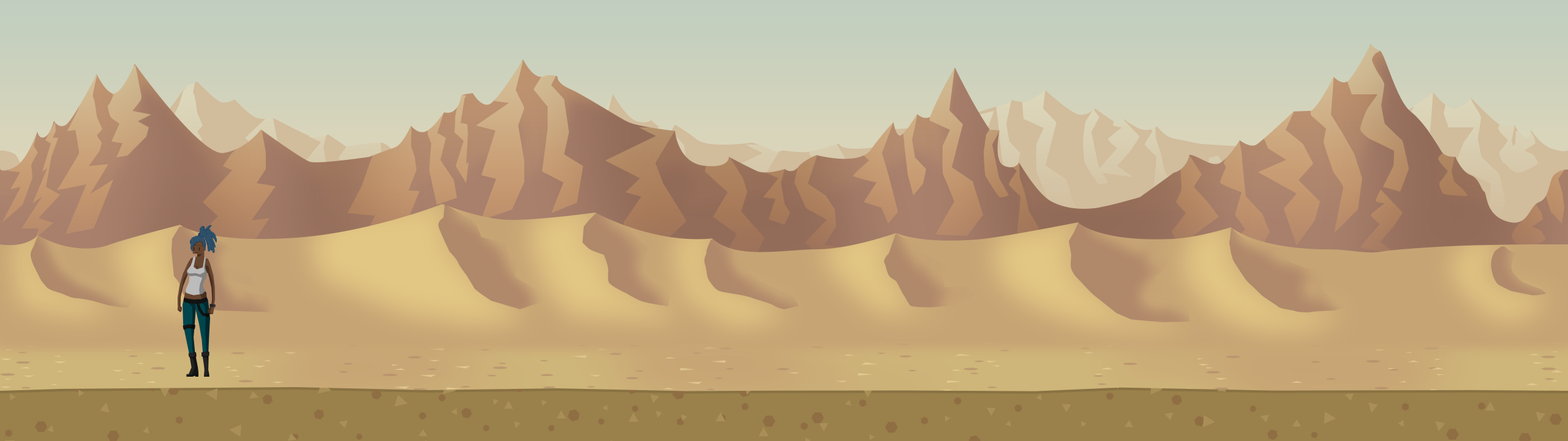
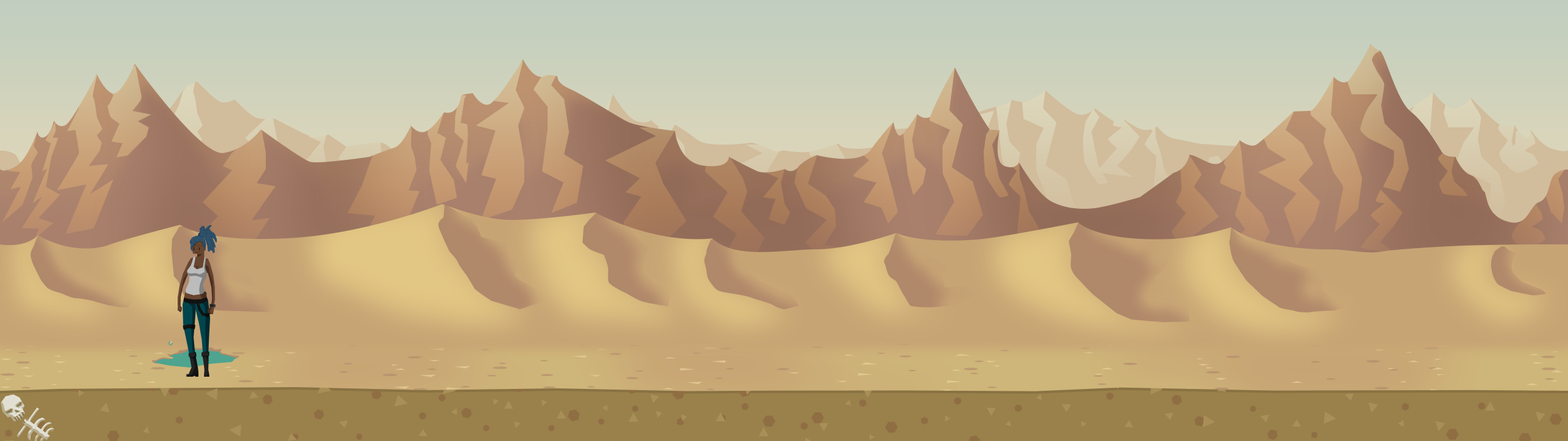
Layer changes from the first w=1568, h=441 image to the second:
added group "myrkkylammikko" with 3 layers above "luuranko maan sisällä" over (151, 341, 240, 368)
added layer "Ellipse 1" in group "myrkkylammikko" over (168, 341, 173, 346)
added layer "Shape 8" in group "myrkkylammikko" over (153, 349, 238, 368)
added layer "Layer 12" in group "myrkkylammikko" over (151, 346, 240, 364)
added group "luuranko maan sisällä" with 2 layers above "etuala" over (0, 394, 55, 441)
added layer "Rectangle 20" in group "luuranko maan sisällä" over (6, 403, 28, 427)
added layer "Shape 7" in group "luuranko maan sisällä" over (0, 394, 55, 441)
